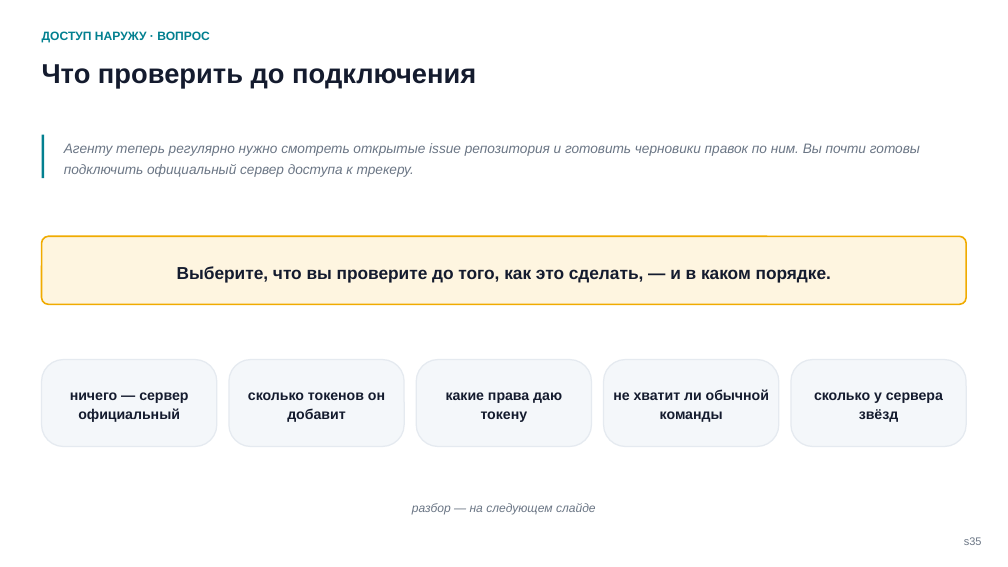
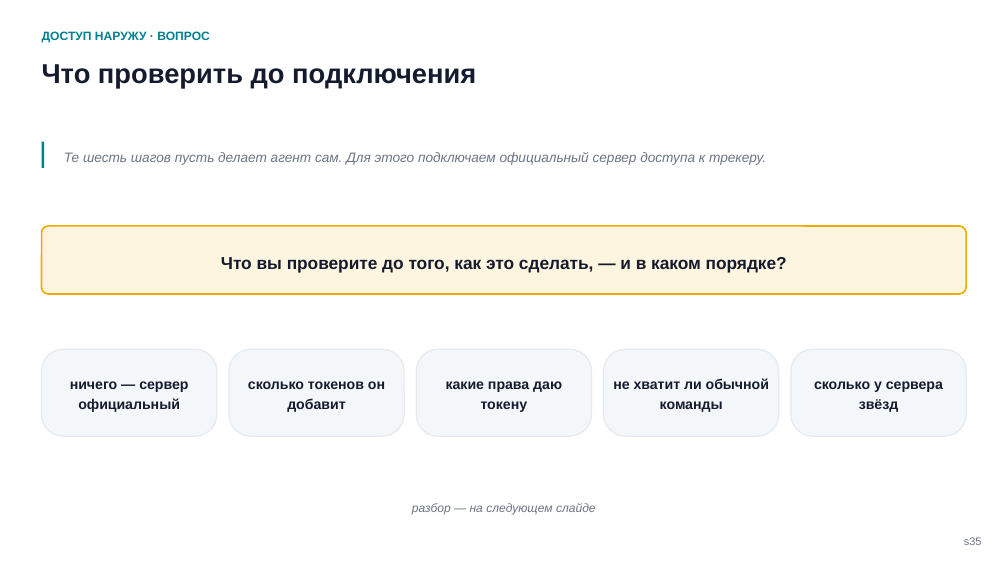
Before and after one commit to tellina-study/AI-usage-lessons, a slide deck: slide 35 of library/seminars/sem-05/rendered/sem-05.pptx. Drawn at 1008x567 pixels with LibreOffice and Linux fonts; fonts in the diff are those of the drawing. Boxes give left, top, right and bottom in pixels: in the first picture for what was removed or moved away, otherwise in the second. Text is boxed around its words. In the diff, an @@ line names an element or a change of style, - is before the commit and + after.

```diff
--- a/library/seminars/sem-05/rendered/sem-05.pptx
+++ b/library/seminars/sem-05/rendered/sem-05.pptx
@@ rectangle: place and size @@
-rectangle at <box>42,135,45,178</box>
+rectangle at <box>42,141,45,168</box>
@@ text at <box>64,152,766,165</box>: text changed @@
-Агенту теперь регулярно нужно смотреть открытые issue репозитория и готовить черновики правок по ним. Вы почти готовы подключить официальный сервер доступа к трекеру.
+Те шесть шагов пусть делает агент сам. Для этого подключаем официальный сервер доступа к трекеру.
@@ text at <box>221,257,787,273</box>: text changed @@
-Выберите, что вы проверите до того, как это сделать, — и в каком порядке.
+Что вы проверите до того, как это сделать, — и в каком порядке?
@@ 6 rounded rectangles, 5 texts: place and size @@
-6 rounded rectangles, 5 texts at <box>42,237,966,447</box>
+6 rounded rectangles, 5 texts at <box>42,226,966,436</box>
```
Also in this commit, not shown: 14 other slides changed, 10 slides added, 10 slides removed, 48 other files.
